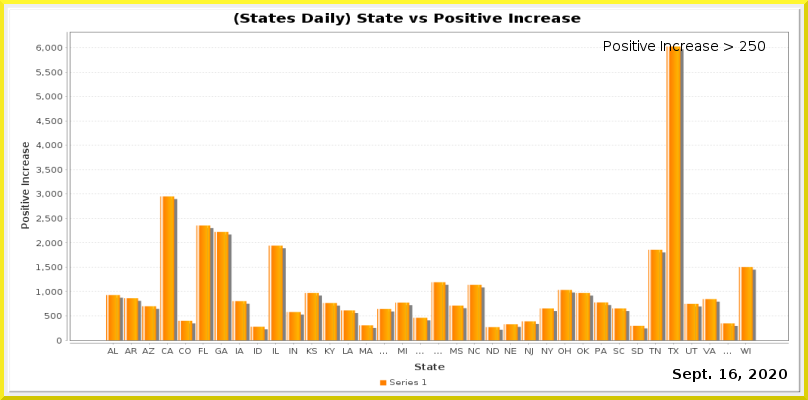
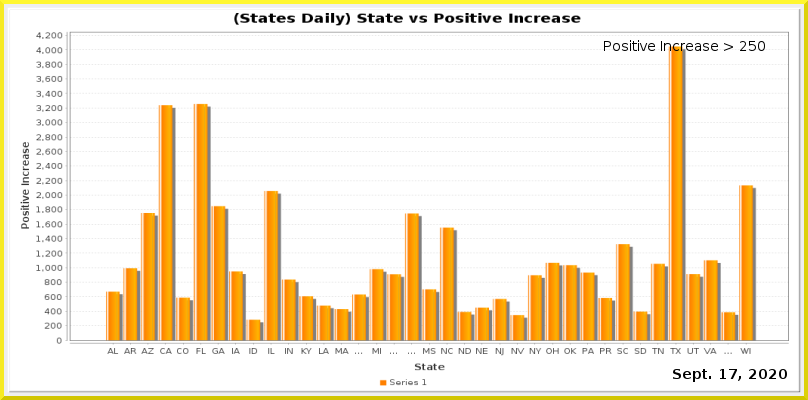
Before/after of a 808 x 400 layered artwork. What changed in the layer stack:
painted on "Current Date" over [729, 369, 737, 379]
painted on "Date_vs_TestIncrease.png" over [36, 32, 789, 356]
